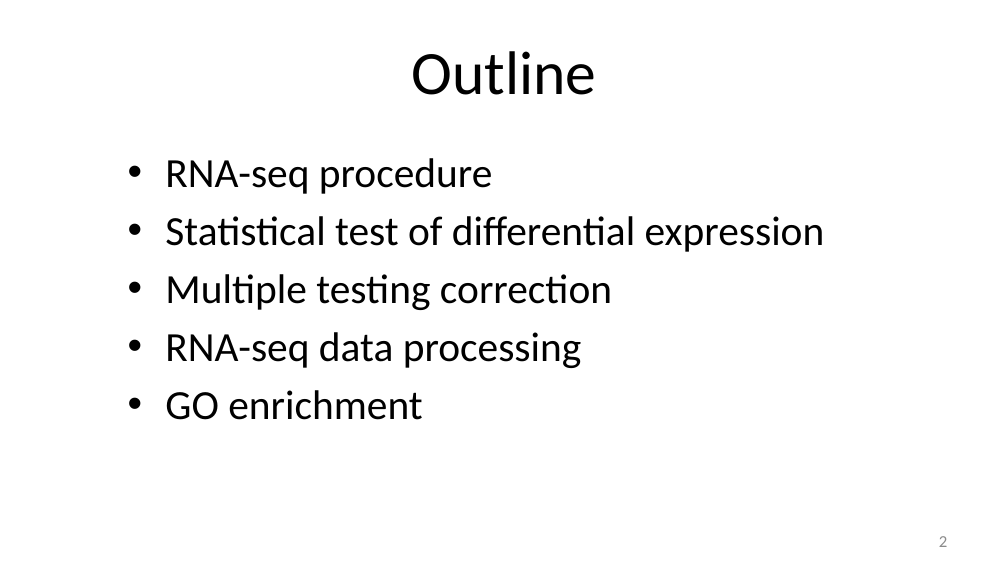
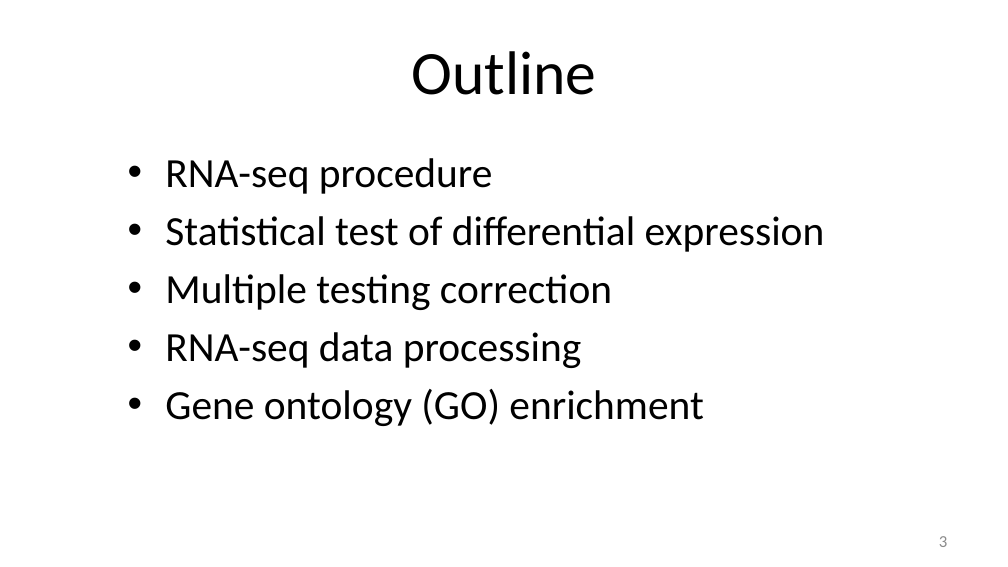
Before and after one commit to liu3zhenlab/teaching, a slide deck: slide 3 of RNA-Seq-Workshop/2026/lectures/IGF26_RNA-seq.pptx (slide 2 before the commit). Drawn at 1008x567 pixels with LibreOffice and Linux fonts; fonts in the diff are those of the drawing. Boxes give left, top, right and bottom in pixels: in the first picture for what was removed or moved away, otherwise in the second. Text is boxed around its words. In the diff, an @@ line names an element or a change of style, - is before the commit and + after.

```diff
--- a/RNA-Seq-Workshop/2026/lectures/IGF26_RNA-seq.pptx
+++ b/RNA-Seq-Workshop/2026/lectures/IGF26_RNA-seq.pptx
@@ text at bbox=[165, 389, 704, 426]: text changed @@
-• GO enrichment
+• Gene ontology (GO) enrichment
@@ page number at bbox=[939, 536, 947, 547]: text changed @@
-2
+3
```
Also in this commit, not shown: 8 other slides changed, 4 slides added.
